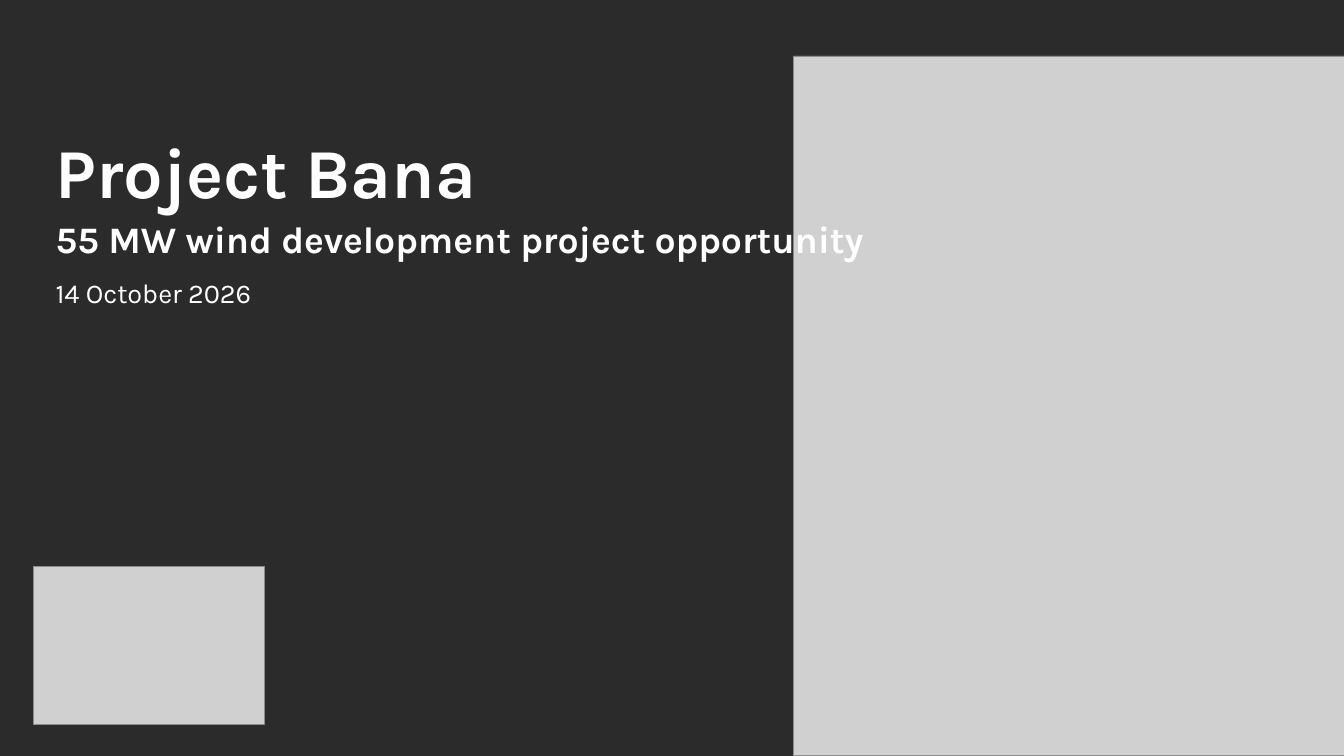
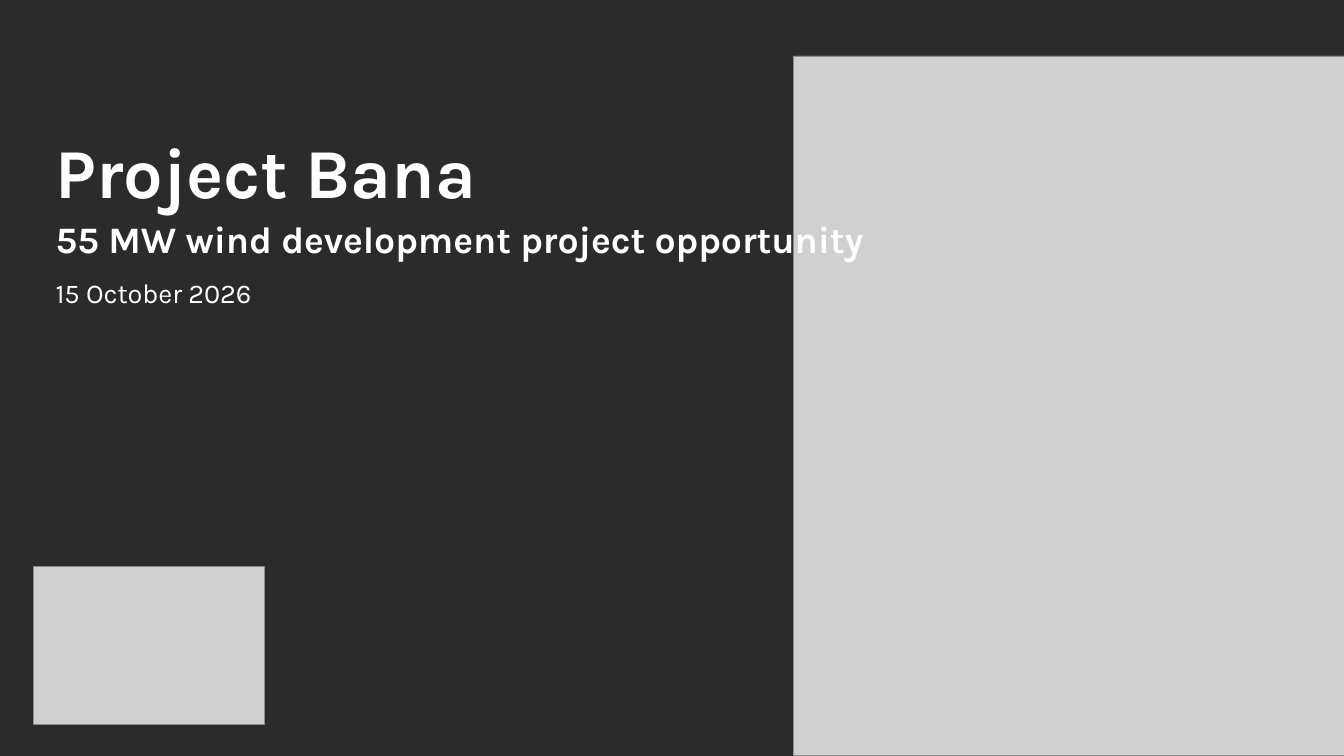
Before and after one commit to ZalanZad/FEP_modeller, a slide deck: slide 1 of projects/bana/out/Bana_IC.pptx. Drawn at 1344x756 pixels with LibreOffice and Linux fonts; fonts in the diff are those of the drawing; grey boxes stand for pictures; background and template pictures are left out; a plain dark background stands for a picture behind light text. Boxes give left, top, right and bottom in pixels: in the first picture for what was removed or moved away, otherwise in the second. Text is boxed around its words. In the diff, an @@ line names an element or a change of style, - is before the commit and + after.

```diff
--- a/projects/bana/out/Bana_IC.pptx
+++ b/projects/bana/out/Bana_IC.pptx
@@ text at <box>56,284,251,304</box>: text changed @@
-14 October 2026
+15 October 2026
```
Also in this commit, not shown: 7 other slides changed, 5 other files.
